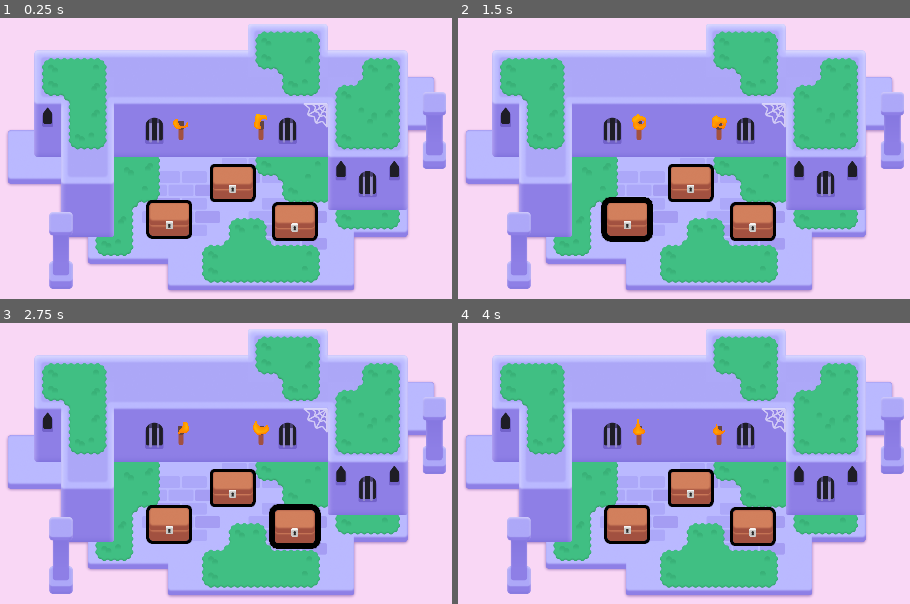
Above: before the commit, frames 1-4 (two rows, left to right).
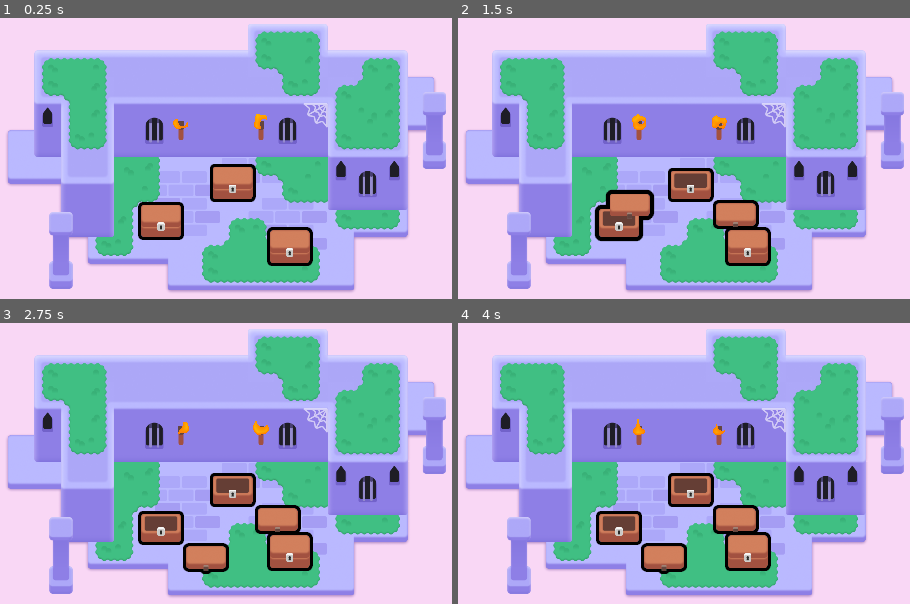
Above: after the commit, the same moments.

Repository: keliang5/2d-GameDev-Course
Game: Godot game, scene res://lessons/mini_dungeon.tscn
Same seed, same stepped clock (60 frames per second), same inputs: the game is played once before the commit and once after it.
Inputs (mouse positions are in pixels of both pictures, inside the frame that each line leads up to):
- Up to frame 1 (0.25 s): no input
- Up to frame 2 (1.5 s): tap Enter at 0.5 s; move the mouse to (693, 183) at 0.52 s; press the mouse at (693, 183) at 0.53 s; hold D (move_right) 0.53-1.28 s; tap Space at 0.77 s; move the mouse to (629, 220) at 1.27 s; release the mouse at (629, 220) at 1.28 s; hold S (move_down) from 1.28 s (still down); right-click (629, 220) at 1.35 s; click (629, 220) at 1.42 s
- Up to frame 3 (2.75 s): tap Space at 1.52 s; move the mouse to (293, 528) at 2.02 s; release S (move_down) at 2.03 s; hold D (move_right) from 2.03 s (still down); tap Z at 2.1 s; click (293, 528) at 2.17 s
- Up to frame 4 (4 s): move the mouse to (638, 570) at 2.77 s; release D (move_right) at 2.78 s; hold W (move_up) 2.78-3.53 s; click (638, 570) at 2.85 s; tap Space at 3.02, 3.77 s; move the mouse to (outside the picture) at 3.52 s; hold A (move_left) from 3.53 s (still down); hold Right mouse button (right_click) from 3.53 s (still down); click (outside the picture) at 3.67 s

The runs differ from the first frame. In frame 1, 3.3% of the frame differs, in the area x 30-71%, y 64-89%; in frame 2, 4.8%; in frame 3, 5.6%, in the area x 30-72%, y 51-90%; in frame 4, 5.5%.

Commit message:
L5 and practice complete

Diff:
--- a/M06.looting_workbook/lessons/chest/chest.gd
+++ b/M06.looting_workbook/lessons/chest/chest.gd
@@ -1,6 +1,8 @@
 extends Area2D
 
 @onready var canvas_group: CanvasGroup = $CanvasGroup
+@onready var animation_player: AnimationPlayer = $AnimationPlayer
+
 
 
 func _ready() -> void:
@@ -19,3 +21,17 @@
 
 func set_outline_thickness(new_thickness: float) -> void:
 	canvas_group.material.set_shader_parameter("line_thickness", new_thickness)
+
+func _input_event(viewport: Node, event: InputEvent, shape_index: int):
+	var event_is_mouse_click: bool = (
+		event is InputEventMouseButton and
+		event.button_index == MOUSE_BUTTON_LEFT and
+		event.is_pressed()
+	)
+	if event_is_mouse_click:
+		open()
+
+func open() -> void:
+	animation_player.play("open")
+
+	input_pickable = false
--- a/M06.looting_workbook/lessons/chest/chest.tscn
+++ b/M06.looting_workbook/lessons/chest/chest.tscn
@@ -24,10 +24,10 @@
 tracks/0/interp = 1
 tracks/0/loop_wrap = true
 tracks/0/keys = {
-"times": PackedFloat32Array(0, 0.1, 0.2),
-"transitions": PackedFloat32Array(1, 1, 1),
+"times": PackedFloat32Array(0),
+"transitions": PackedFloat32Array(1),
 "update": 0,
-"values": [Vector2(0, -49), Vector2(51, -101), Vector2(108, 39)]
+"values": [Vector2(0, -49)]
 }
 
 [sub_resource type="Animation" id="Animation_v0kbo"]
@@ -39,10 +39,10 @@
 tracks/0/interp = 1
 tracks/0/loop_wrap = true
 tracks/0/keys = {
-"times": PackedFloat32Array(0),
-"transitions": PackedFloat32Array(1),
+"times": PackedFloat32Array(0, 0.1, 0.2),
+"transitions": PackedFloat32Array(1, 1, 1),
 "update": 0,
-"values": [Vector2(0, -49)]
+"values": [Vector2(0, -49), Vector2(51, -101), Vector2(108, 39)]
 }
 
 [sub_resource type="AnimationLibrary" id="AnimationLibrary_fxp4k"]
--- a/M06.looting_workbook/lessons/mini_dungeon.tscn
+++ b/M06.looting_workbook/lessons/mini_dungeon.tscn
@@ -327,7 +327,7 @@
 position = Vector2(604, 294)
 
 [node name="Chest2" parent="." instance=ExtResource("7_6ry3w")]
-position = Vector2(452, 381)
+position = Vector2(432, 385)
 
 [node name="Chest3" parent="." instance=ExtResource("7_6ry3w")]
-position = Vector2(753, 387)
+position = Vector2(741, 447)
--- a/M06.looting_workbook/practices/L5.P1.open_the_door/door.gd
+++ b/M06.looting_workbook/practices/L5.P1.open_the_door/door.gd
@@ -6,8 +6,15 @@
 func _input_event(viewport: Node, event: InputEvent, shape_index: int):
 	# Complete this boolean expression to check if the input event is a left-mouse click.
 	var event_is_mouse_click: bool = (
-		false
+		event is InputEventMouse and
+		event.button_index == MOUSE_BUTTON_LEFT and
+		event.is_pressed()
 	)
 
 	if event_is_mouse_click:
-		pass
+		open()
+
+func open() -> void:
+	animation_player.play("open")
+
+	input_pickable = false
--- a/M06.looting_workbook/practices/L5.P1.open_the_door/door_open.tscn
+++ b/M06.looting_workbook/practices/L5.P1.open_the_door/door_open.tscn
@@ -1,9 +1,9 @@
-[gd_scene load_steps=9 format=3]
+[gd_scene load_steps=9 format=3 uid="uid://ccf7hvenbepi7"]
 
 [ext_resource type="Script" path="res://practices/L5.P1.open_the_door/door.gd" id="1_5kjh1"]
-[ext_resource type="Material" path="res://practices/L5.P1.open_the_door/material.tres" id="2_ddrka"]
-[ext_resource type="Texture2D" path="res://practices/L5.P1.open_the_door/door_hinge.png" id="3_21hrr"]
-[ext_resource type="Texture2D" path="res://practices/L5.P1.open_the_door/door_body.png" id="4_87sm3"]
+[ext_resource type="Material" uid="uid://bea3lj1m2qape" path="res://practices/L5.P1.open_the_door/material.tres" id="2_ddrka"]
+[ext_resource type="Texture2D" uid="uid://1t3pjx2jmrtp" path="res://practices/L5.P1.open_the_door/door_hinge.png" id="3_21hrr"]
+[ext_resource type="Texture2D" uid="uid://r0f5ky2kx4qc" path="res://practices/L5.P1.open_the_door/door_body.png" id="4_87sm3"]
 
 [sub_resource type="CapsuleShape2D" id="CapsuleShape2D_h3xna"]
 radius = 31.0
--- a/M06.looting_workbook/practices/L5.P1.open_the_door/open_the_door.tscn
+++ b/M06.looting_workbook/practices/L5.P1.open_the_door/open_the_door.tscn
@@ -1,17 +1,13 @@
-[gd_scene load_steps=4 format=3]
+[gd_scene load_steps=3 format=3 uid="uid://cdql22hhkgsgx"]
 
-[ext_resource type="PackedScene" path="res://practices/L5.P1.open_the_door/door_open.tscn" id="1_jjcwt"]
-[ext_resource type="Script" path="res://practices/L5.P1.open_the_door/door.gd" id="2_761eb"]
-[ext_resource type="Texture2D" path="res://practices/L5.P1.open_the_door/wall.png" id="3_nmn4b"]
+[ext_resource type="PackedScene" uid="uid://ccf7hvenbepi7" path="res://practices/L5.P1.open_the_door/door_open.tscn" id="1_jjcwt"]
+[ext_resource type="Texture2D" uid="uid://dwbwn5t4dfiib" path="res://practices/L5.P1.open_the_door/wall.png" id="3_nmn4b"]
 
 [node name="OpenTheDoor" type="Node2D"]
 metadata/_edit_horizontal_guides_ = []
 
-[node name="DoorOpen" type="Area2D" parent="." instance=ExtResource("1_jjcwt")]
+[node name="DoorOpen" parent="." instance=ExtResource("1_jjcwt")]
 position = Vector2(960, 446.5)
-collision_layer = 2
-collision_mask = 0
-script = ExtResource("2_761eb")
 
 [node name="Wall" type="Sprite2D" parent="."]
 position = Vector2(959, 929.5)
--- a/M06.looting_workbook/practices/L5.P2.pop_the_balloon/balloon_pop.gd
+++ b/M06.looting_workbook/practices/L5.P2.pop_the_balloon/balloon_pop.gd
@@ -4,8 +4,9 @@
 func _input_event(viewport: Node, event: InputEvent, shape_index: int):
 	var event_is_mouse_release: bool = (
 		event is InputEventMouseButton
-		and event.button_index == MOUSE_BUTTON_LEFT
+		and event.button_index == MOUSE_BUTTON_LEFT and
+		event.is_released()
 	)
 
 	if event_is_mouse_release:
-		pass
+		queue_free()
--- a/M06.looting_workbook/practices/L5.P2.pop_the_balloon/balloon_pop.tscn
+++ b/M06.looting_workbook/practices/L5.P2.pop_the_balloon/balloon_pop.tscn
@@ -1,9 +1,9 @@
-[gd_scene load_steps=6 format=3]
+[gd_scene load_steps=6 format=3 uid="uid://r67w1j68gdvv"]
 
 [ext_resource type="Script" path="res://practices/L5.P2.pop_the_balloon/balloon_pop.gd" id="1_r5f1c"]
-[ext_resource type="Material" path="res://practices/L5.P2.pop_the_balloon/material.tres" id="2_2bj50"]
-[ext_resource type="Texture2D" path="res://practices/L5.P2.pop_the_balloon/balloon_tail.png" id="3_06qel"]
-[ext_resource type="Texture2D" path="res://practices/L5.P2.pop_the_balloon/balloon_top.png" id="4_tkh23"]
+[ext_resource type="Material" uid="uid://bh8me21qj0etl" path="res://practices/L5.P2.pop_the_balloon/material.tres" id="2_2bj50"]
+[ext_resource type="Texture2D" uid="uid://bnfm17ejohcbd" path="res://practices/L5.P2.pop_the_balloon/balloon_tail.png" id="3_06qel"]
+[ext_resource type="Texture2D" uid="uid://oyf7maqtrbvs" path="res://practices/L5.P2.pop_the_balloon/balloon_top.png" id="4_tkh23"]
 
 [sub_resource type="CapsuleShape2D" id="CapsuleShape2D_6fgqy"]
 radius = 47.0
--- a/M06.looting_workbook/practices/L5.P2.pop_the_balloon/pop_the_balloon.tscn
+++ b/M06.looting_workbook/practices/L5.P2.pop_the_balloon/pop_the_balloon.tscn
@@ -1,16 +1,11 @@
-[gd_scene load_steps=3 format=3]
+[gd_scene load_steps=2 format=3 uid="uid://cqe66h0ih13px"]
 
-[ext_resource type="PackedScene" path="res://practices/L5.P2.pop_the_balloon/balloon_pop.tscn" id="1_enrvy"]
-[ext_resource type="Script" path="res://practices/L5.P2.pop_the_balloon/balloon_pop.gd" id="2_xkyg3"]
+[ext_resource type="PackedScene" uid="uid://r67w1j68gdvv" path="res://practices/L5.P2.pop_the_balloon/balloon_pop.tscn" id="1_enrvy"]
 
 [node name="PopTheBalloon" type="Node2D"]
 metadata/_edit_horizontal_guides_ = []
 
-[node name="BalloonPop" type="Area2D" parent="." instance=ExtResource("1_enrvy")]
-position = Vector2(960, 540)
-collision_layer = 2
-collision_mask = 0
-script = ExtResource("2_xkyg3")
+[node name="BalloonPop" parent="." instance=ExtResource("1_enrvy")]
 
 [node name="ExtraVisuals" type="Node" parent="."]
 
